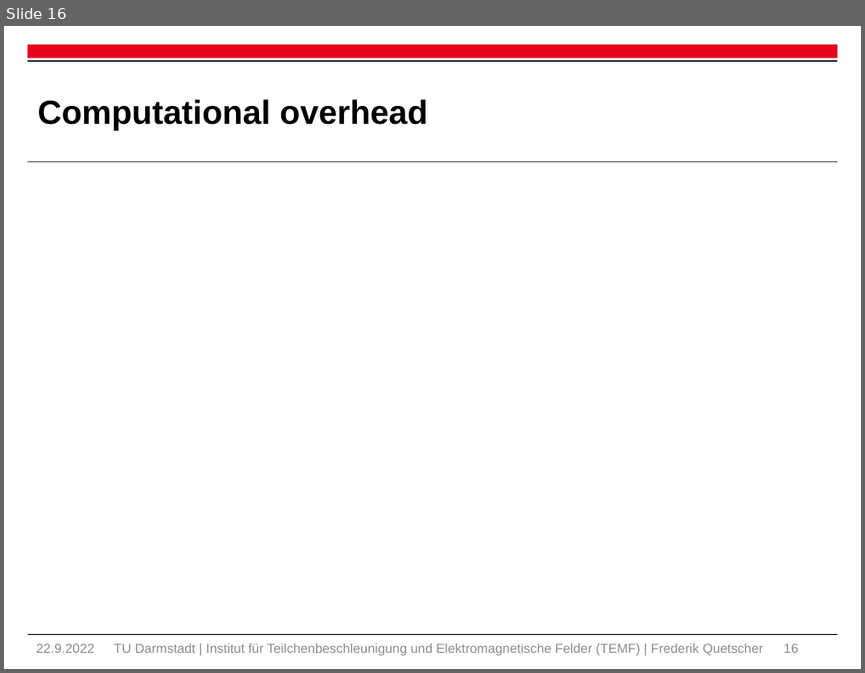
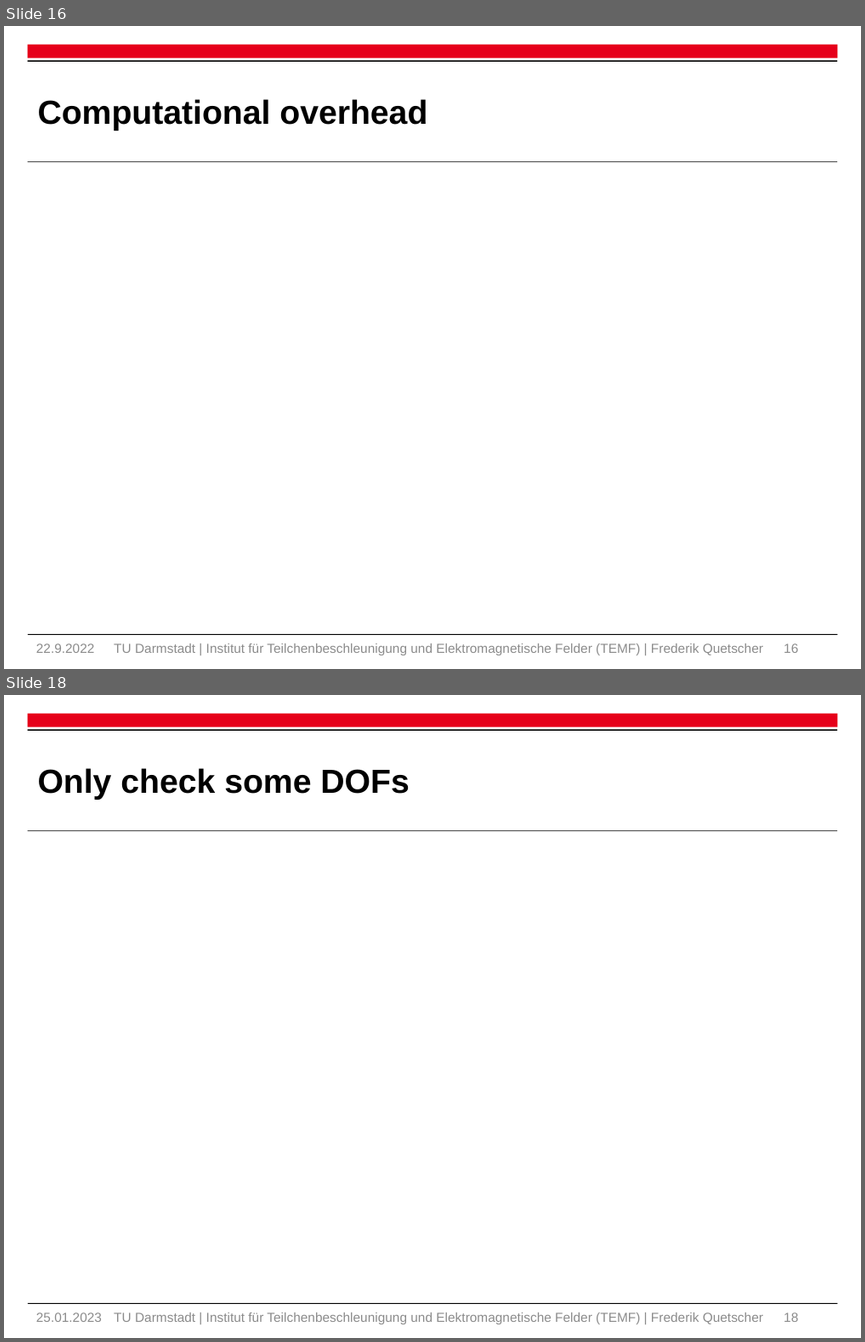
Before and after one commit to Fred234567890/interactive_mor_felis, a slide deck: Mor presi.pptx. Shown one above the other, each under a label of ours: slide 16 before the commit, slides 16 and 18 after it; the slides between them are not shown. The pictures are 865x673 and 865x1342 pixels, drawn with LibreOffice and Linux fonts; fonts in the diff are those of the drawing; grey boxes stand for pictures; background and template pictures are left out. Boxes give left, top, right and bottom in pixels: in the first picture for what was removed or moved away, otherwise in the second. Text is boxed around its words. In the diff, an @@ line names an element or a change of style, - is before the commit and + after.

```diff
--- a/Mor presi.pptx
+++ b/Mor presi.pptx
@@ slide 18 added at [4, 695, 861, 1338], background #FFFFFF; not listed: 4 template elements that a slide beside it also shows @@
@@ title added at [38, 768, 409, 800], 28 pt, text #000000, bold @@
+Only check some DOFs
@@ text added at [36, 1312, 102, 1321], 11 pt, text #8C8C8C @@
+25.01.2023
@@ text added at [114, 1312, 763, 1324], 11 pt, text #8C8C8C @@
+TU Darmstadt | Institut für Teilchenbeschleunigung und Elektromagnetische Felder (TEMF) | Frederik Quetscher
@@ page number added at [783, 1312, 798, 1321], 11 pt, text #8C8C8C @@
+18
```
Also in this commit, not shown: 1 slide changed, 2 other files.
